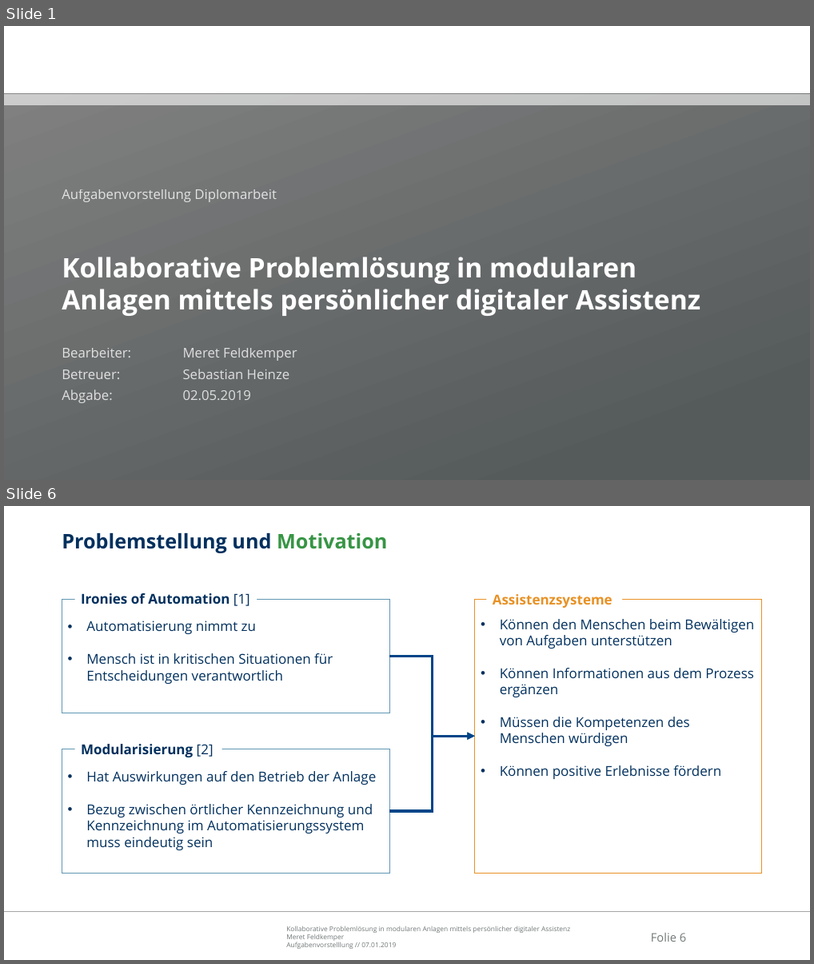
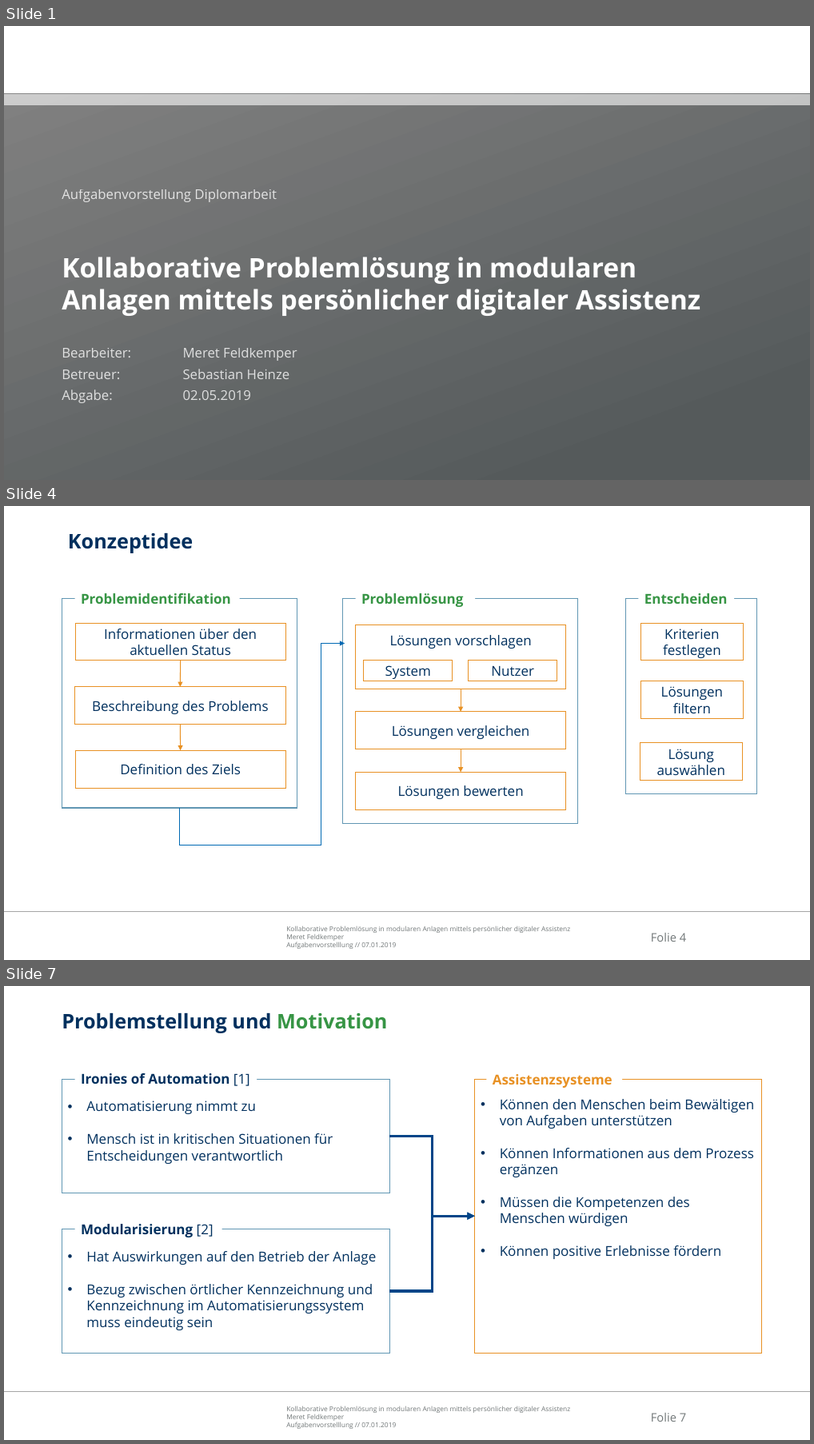
Before and after one commit to Ral3007/Diplomarbeit, a slide deck: Dokumente/Präsentationen/2019-01-24_DA_Feldkemper_Treffen_Krzywinski.pptx. Shown one above the other, each under a label of ours: slides 1 and 6 before the commit, slides 1, 4 and 7 after it; the slides between them are not shown. The pictures are 814x964 and 814x1444 pixels, drawn with LibreOffice and Linux fonts; fonts in the diff are those of the drawing; background and template pictures are left out. Boxes give left, top, right and bottom in pixels: in the first picture for what was removed or moved away, otherwise in the second. Text is boxed around its words. In the diff, an @@ line names an element or a change of style, - is before the commit and + after.

```diff
--- a/Dokumente/Präsentationen/2019-01-24_DA_Feldkemper_Treffen_Krzywinski.pptx
+++ b/Dokumente/Präsentationen/2019-01-24_DA_Feldkemper_Treffen_Krzywinski.pptx
@@ slide 4 added at <box>4,506,810,960</box>, background #FFFFFF; not listed: 3 template elements that a slide beside it also shows @@
@@ title added at <box>68,533,193,553</box>, 24 pt, text #00305E, bold @@
+Konzeptidee
@@ rectangle added at <box>62,599,298,808</box>, fill #FFFFFF, outline #6096B3 1 pt @@
@@ text added at <box>81,593,231,604</box>, 16.2 pt, text #379545, bold @@
+Problemidentifikation
@@ rectangle added at <box>626,599,757,794</box>, fill #FFFFFF, outline #6096B3 1 pt @@
@@ text added at <box>645,593,728,604</box>, 16.2 pt, text #379545, bold @@
+Entscheiden
@@ rectangle added at <box>75,623,286,660</box>, fill #FFFFFF, outline #E89124 1 pt, 16.2 pt, text #00305E @@
+Informationen über den aktuellen Status
@@ rectangle added at <box>641,623,743,660</box>, fill #FFFFFF, outline #E89124 1 pt, 16.2 pt, text #00305E @@
+Kriterien festlegen
@@ elbow arrow added from (179, 808) to (345, 644), #0069B3 0.75 pt @@
@@ arrow added from (181, 660) to (181, 687), #E89124 1 pt @@
@@ rectangle added at <box>364,660,453,681</box>, fill #FFFFFF, outline #E89124 1 pt, 16.2 pt, text #00305E @@
+System
@@ rectangle added at <box>469,660,558,681</box>, fill #FFFFFF, outline #E89124 1 pt, 16.2 pt, text #00305E @@
+Nutzer
@@ rectangle added at <box>74,687,286,724</box>, fill #FFFFFF, outline #E89124 1 pt, 16.2 pt, text #00305E @@
+Beschreibung des Problems
@@ arrow added from (461, 688) to (461, 712), #E89124 0.5 pt @@
@@ rectangle added at <box>641,681,743,718</box>, fill #FFFFFF, outline #E89124 1 pt, 16.2 pt, text #00305E @@
+Lösungen filtern
@@ arrow added from (181, 724) to (181, 751), #E89124 1 pt @@
@@ rectangle added at <box>641,743,742,780</box>, fill #FFFFFF, outline #E89124 1 pt, 16.2 pt, text #00305E @@
+Lösung auswählen
@@ rectangle added at <box>75,751,286,788</box>, fill #FFFFFF, outline #E89124 1 pt, 16.2 pt, text #00305E @@
+Definition des Ziels
@@ arrow added from (461, 749) to (461, 772), #E89124 0.5 pt @@
@@ group added at <box>342,593,578,823</box>: 4 rectangles, 1 text @@
+Problemlösung
+Lösungen vorschlagen
+Lösungen vergleichen
+Lösungen bewerten
@@ what was slide 6 is now slide 7 @@
@@ page number at <box>651,1412,686,1421</box>: text changed @@
-Folie 6
+Folie 7
```
Also in this commit, not shown: 4 other slides added, 4 slides removed.
